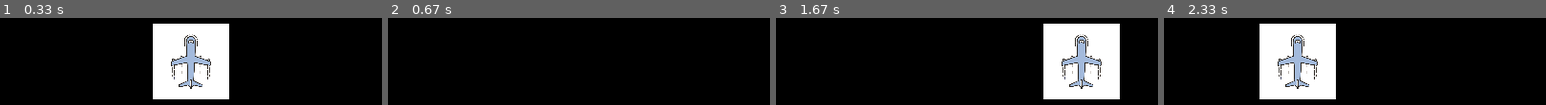
Above: before the commit, frames 1-4 (left to right).
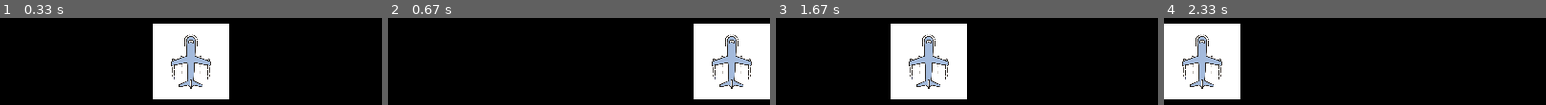
Above: after the commit, the same moments.

Repository: gykim93/KOR_IT_P_25_12
Game: pygame game, started from pygame/pygame_ex.py
Two runs of this game, one before a commit and one after it. Both use one fixed random seed, a clock stepped at 60 frames per second and the inputs below.
Inputs:
- Up to frame 1 (0.33 s): no input
- Up to frame 2 (0.67 s): hold Right from 0.33 s (still down)
- Up to frame 3 (1.67 s): release Right at 0.8 s; hold Left from 1.33 s (still down)
- Up to frame 4 (2.33 s): release Left at 1.87 s

Frame 1 is identical in both runs. In frame 2, 17% of the frame differs, in the area x 80-100%, y 6-94%; in frame 3, 35%, in the area x 30-90%, y 6-94%; in frame 4, 35%.

Commit message:
hero의 좌, 우 이동범위를 게임화면의 좌,우측 끝으로 제한

Diff:
--- a/pygame/pygame_ex.py
+++ b/pygame/pygame_ex.py
@@ -11,27 +11,32 @@
 clock = pygame.time.Clock()
 black_color = (0, 0, 0)
 
+
 class Img_Object:
     def __init__(self):
         self.x = 0
         self.y = 0
+
     def add_img(self, address):
         if address[-3:] == "png":
             self.img = pygame.image.load(address).convert_alpha()
         else:
             self.img = pygame.image.load(address)
+
     def change_size(self, width, height):
         self.img = pygame.transform.scale(self.img, (width, height))
-        self.width , self.height = self.img.get_size()
+        self.width, self.height = self.img.get_size()
+
     def show_img(self):
         screen.blit(self.img, (self.x, self.y))
+
 
 hero = Img_Object()
 hero.add_img("C:/Users/admin/Desktop/pyhon_25_12/pygame/hero.jpg")
 hero.change_size(80, 80)
 hero.x = round(size[0] / 2) - round(hero.width / 2)
 hero.y = size[1] - hero.height - 100
-hero.move = 15
+hero.move = 10
 k = 0
 left_move = False
 right_move = False
@@ -43,21 +48,33 @@
     for event in pygame.event.get():
         if event.type == pygame.QUIT:
             system_exit = 1
-        if event.type == pygame.KEYDOWN: # 키가 눌렸을 때
-            if event.key == pygame.K_LEFT: # 방향키 왼쪽
+        if event.type == pygame.KEYDOWN:  # 키가 눌렸을 때
+            if event.key == pygame.K_LEFT:  # 방향키 왼쪽
                 left_move = True
-            if event.key == pygame.K_RIGHT: # 방향키 오른쪽
+            if event.key == pygame.K_RIGHT:  # 방향키 오른쪽
                 right_move = True
         elif event.type == pygame.KEYUP:
-            if event.key == pygame.K_LEFT: # 방향키 왼쪽
+            if event.key == pygame.K_LEFT:  # 방향키 왼쪽
                 left_move = False
-            if event.key == pygame.K_RIGHT: # 방향키 오른쪽
+            if event.key == pygame.K_RIGHT:  # 방향키 오른쪽
                 right_move = False
     # 변화(입력에 따른 변화, 시간에 따른 변화)
     if left_move == True:
         hero.x -= hero.move
+        if hero.x <= 0:
+            hero.x = 0
     elif right_move == True:
         hero.x += hero.move
+        if hero.x >= size[0] - hero.width:
+            hero.x = size[0] - hero.width
+    # 이미지의 좌, 우 이동범위를 게임 화면 좌, 우측 끝으로 제한
+
+    # 좌측으로 이동 시 제한
+    # => hero의 x좌표가 0이하가 되면 주인공 x값을 0으로 고정
+
+    # 우측으로 이동 시 제한
+    # => hero x좌표가 게임화면 너비 - hero의 이미지 너비보다 크거나 같다
+    # => 즉, 우측 경계를 넘어가려고 한다면 hero의 x좌표를 게임화면의 너비-hero의 너비로 고정
     k += 1
 
     # 전사작업(그리기)
